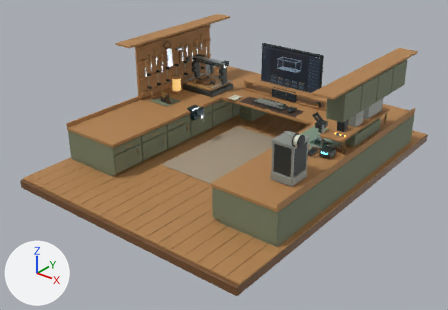
What one commit did to the glTF model assets/cockpit/command-center-warm.glb.
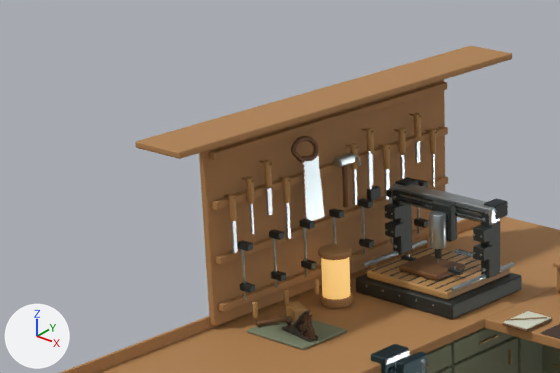
The first picture shows the older version from a camera (50 mm lens) standing at (10.13, -14.45, 8.14) and looking at (-0.02, -1.77, 0.28). The close-ups show the older and then the newer version on the part from 17% to 55% of the width and 0% to 37% of the height of that picture. Only the edits that show in the close-ups are written down. The lights are fixed; the arrows at lower left show +X, +Y and +Z. Where no turn or scale is listed for an object, it has been applied to the vertices. Vertices at exactly the same position are counted once.

Objects in the first close-up: 'cnc_gantry__Brushed aluminum', 'cnc_gantry__Graphite powder coat', 'lamp__Translucent lithophane shade', 'room__Brushed aluminum', 'room__Warm workshop natural oak', 'room__Warm workshop olive cabinetry', 'wood__Brushed aluminum', 'wood__Graphite powder coat', 'wood__Honey oak · directional grain', 'wood__Walnut · console and drawer fronts', 'wood__Warm workshop natural oak', 'wood__Warm workshop olive cabinetry' and 14 more.
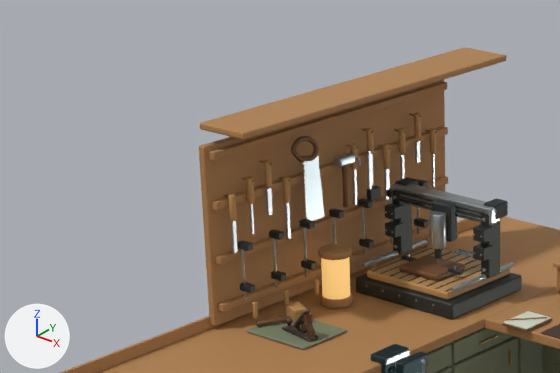
Changed parts and their boxes (x1, y1, x2, y2) in the close-ups (560 x 373 px; the box of a moved part takes in the faces that stretch with it):
'wood__Warm workshop natural oak', reshaped
    before: (60, 46, 560, 373)
    after: (60, 47, 560, 373)
part 1 of me_wood__warm_workshop_natural_oak, moved or reshaped
    before: (136, 46, 512, 159)
    after: (200, 47, 506, 140)

The change, as a diff of the scene's bpy script:
```diff
--- a/assets/cockpit/command-center-warm.glb.py
+++ b/assets/cockpit/command-center-warm.glb.py
@@ me_wood__warm_workshop_natural_oak @@
 me_wood__warm_workshop_natural_oak.from_pydata(...)  # 768 vertices, 1504 faces; spans x -0.98..0.98, y -3.7..3.7, z -1.05..1.05
 # used by ob_wood__warm_workshop_natural_oak; location = (-2.7, -0.75, 2.029)
+# me_wood__warm_workshop_natural_oak part 1: the loose piece of 96 vertices spanning x -0.98..-0.4, y -1.6..3.2, z 0.99..1.05 is scaled about its middle by (1, 0.812, 1), then moved by (0.0, 0.35, 0.0)
 me_wood__warm_workshop_natural_oak.materials.append(mat_web___warm_workshop_natural_oak)
```
